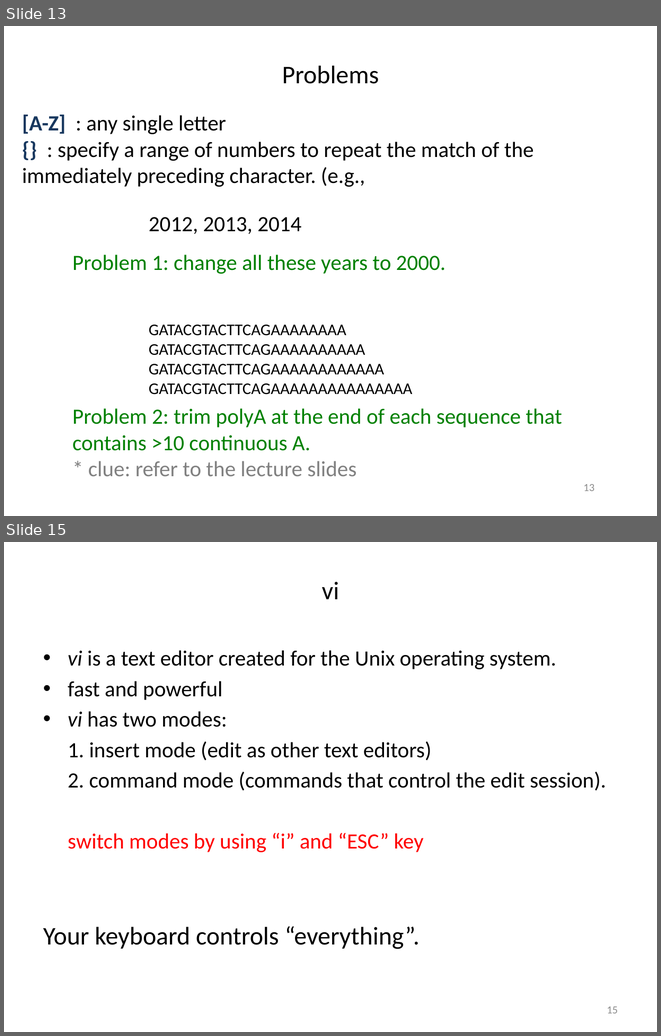
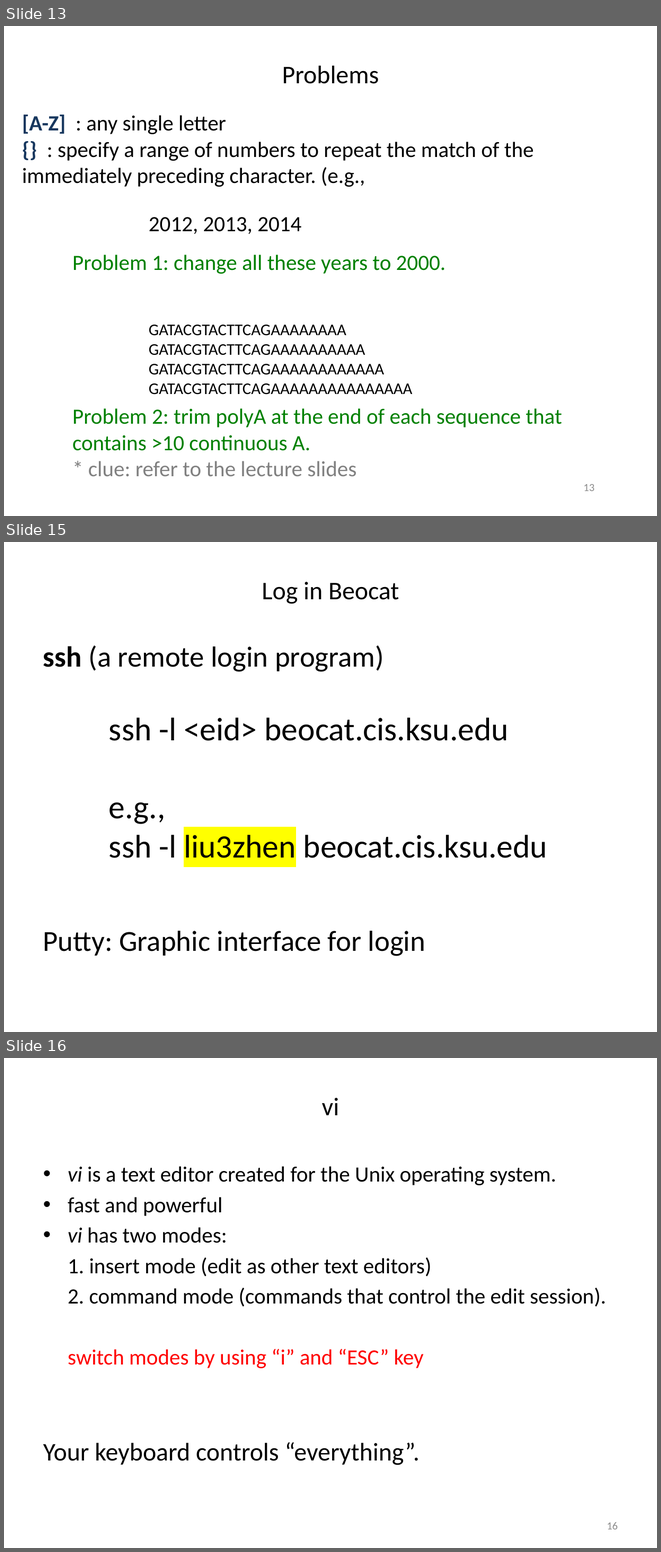
Before and after one commit to liu3zhenlab/teaching, a slide deck: PLPTH813Bioinformatis/2021/labs/lab01_Excel_regex_vi.pptx. Shown one above the other, each under a label of ours: slides 13 and 15 before the commit, slides 13, 15 and 16 after it; the slides between them are not shown. The pictures are 661x1036 and 661x1552 pixels, drawn with LibreOffice and Linux fonts; fonts in the diff are those of the drawing. Boxes give left, top, right and bottom in pixels: in the first picture for what was removed or moved away, otherwise in the second. Text is boxed around its words. In the diff, an @@ line names an element or a change of style, - is before the commit and + after.

```diff
--- a/PLPTH813Bioinformatis/2021/labs/lab01_Excel_regex_vi.pptx
+++ b/PLPTH813Bioinformatis/2021/labs/lab01_Excel_regex_vi.pptx
@@ slide 15 added at (4, 542, 657, 1032), background #FFFFFF @@
@@ title added at (262, 582, 399, 604), 28 pt, text #000000 @@
+Log in Beocat
@@ text added at (43, 645, 384, 672), 32 pt, text #000000 @@
+ssh (a remote login program)
@@ text added at (109, 717, 547, 858), 36 pt, text #000000 @@
+ssh -l <eid> beocat.cis.ksu.edu
+e.g.,
+ssh -l liu3zhen beocat.cis.ksu.edu
@@ text added at (43, 930, 425, 956), 32 pt, text #000000 @@
+Putty: Graphic interface for login
@@ what was slide 15 is now slide 16 @@
@@ page number at (607, 1522, 618, 1529): text changed @@
-15
+16
```
Also in this commit, not shown: 6 slides changed, 1 other slide added, 2 other files.
